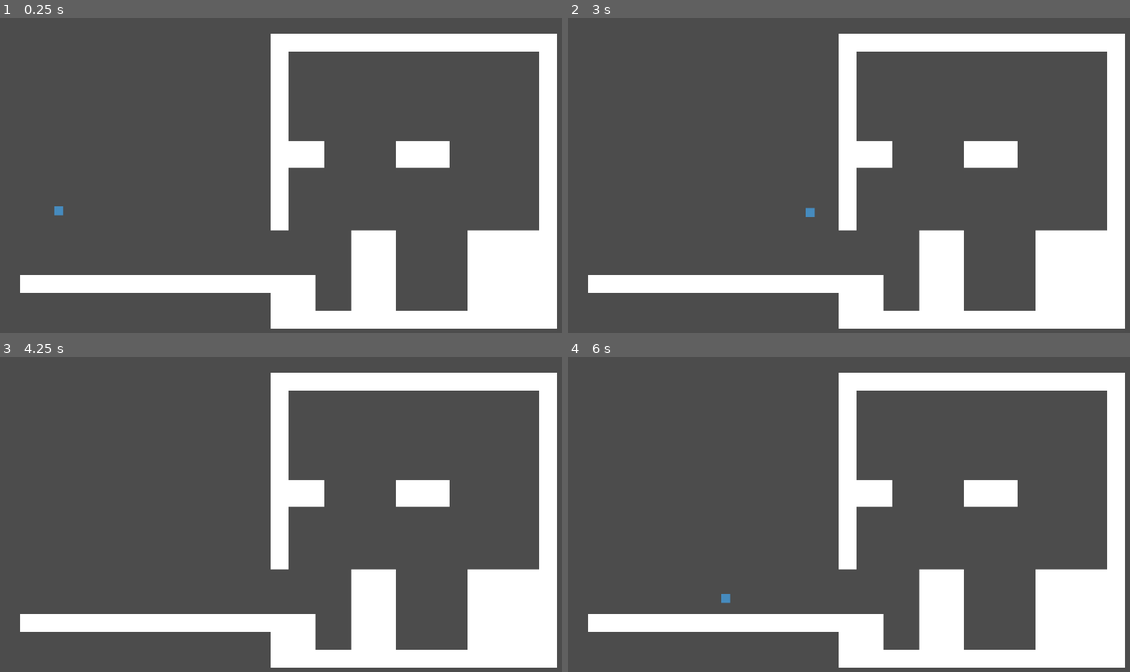
Above: before the commit, frames 1-4 (two rows, left to right).
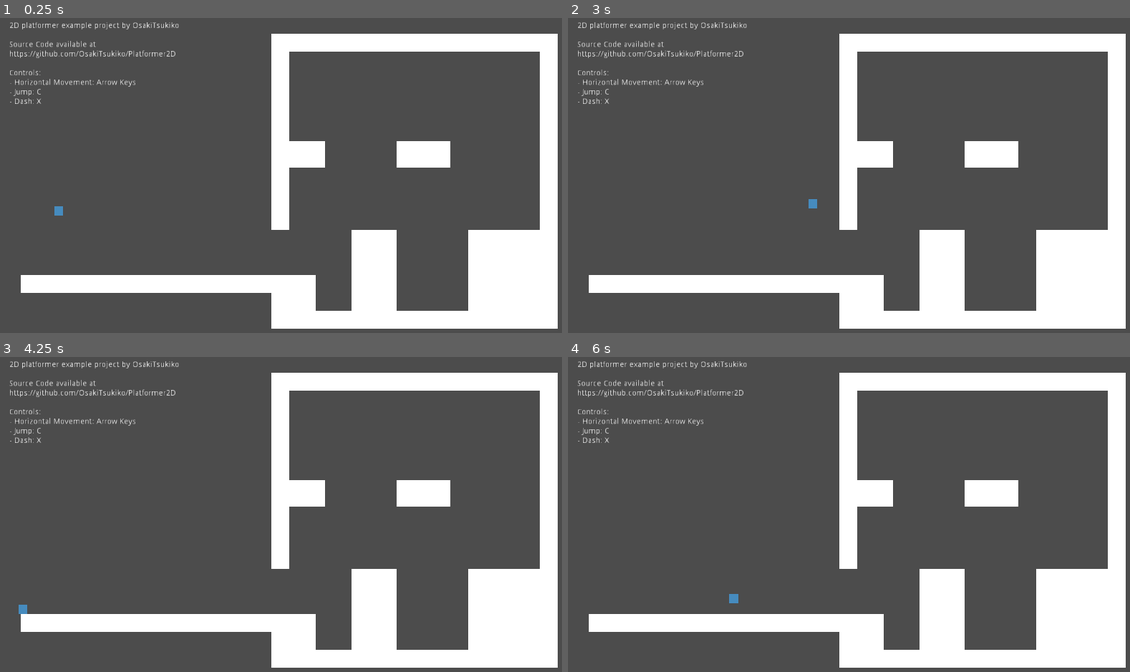
Above: after the commit, the same moments.

Repository: OsakiTsukiko/Platformer2D
Game: Godot game, scene res://Level.tscn
Same seed, same stepped clock (60 frames per second), same inputs: the game is played once before the commit and once after it.
Inputs:
- Up to frame 1 (0.25 s): no input
- Up to frame 2 (3 s): tap Enter at 0.5 s; hold Right (right) 0.53-1.28 s; tap X (dash) every 0.75 s from 0.6 to 2.85 s; tap C (jump) at 0.77, 1.52 s; hold Down (down) 1.28-2.03 s; hold Right (right) 2.03-2.78 s; hold Up (up) from 2.78 s (still down)
- Up to frame 3 (4.25 s): tap C (jump) at 3.02, 3.77 s; tap R (restart) at 3.5 s; release Up (up) at 3.53 s; hold Left (left) from 3.53 s (still down); tap X (dash) at 3.6 s
- Up to frame 4 (6 s): tap R (restart) at 4.25, 5, 5.75 s; tap X (dash) at 4.35, 5.1, 5.85 s; tap C (jump) at 4.52 s; release Left (left) at 5.03 s; hold Down (down) 5.03-5.78 s; hold Right (right) from 5.78 s (still down)

The runs differ from the first frame. In frame 1, 1.4% of the frame differs, in the area x 1-100%, y 1-99%; in frame 2, 1.5%; in frame 3, 1.4%; in frame 4, 1.5%.

Commit message:
update settings + add export template + web build

Diff:
--- a/Level.tscn
+++ b/Level.tscn
@@ -48,3 +48,20 @@
 
 [node name="Spawn" type="Position2D" parent="."]
 position = Vector2( -337, 902 )
+
+[node name="Label" type="Label" parent="."]
+margin_left = -976.0
+margin_top = -788.0
+margin_right = -519.0
+margin_bottom = -757.0
+rect_scale = Vector2( 4, 4 )
+text = "2D platformer example project by OsakiTsukiko
+
+Source Code available at
+https://github.com/OsakiTsukiko/Platformer2D
+
+Controls:
+- Horizontal Movement: Arrow Keys
+- Jump: C
+- Dash: X
+"
--- a/Player.gd
+++ b/Player.gd
@@ -20,9 +20,9 @@
 export var VAR_JUMP_CONST: float = 30
 export var WALL_JUMP_TIME: float = 0.3
 export var DASH_TIME: float = 0.1
-export var DASH_POWER: float = 200000.0
-
-export var IS_DEBUGGING: bool = true
+export var DASH_POWER: float = 230000.0
+
+export var IS_DEBUGGING: bool = OS.is_debug_build()
 
 # VARIABLES
 var touching_ground: bool = false
--- a/project.godot
+++ b/project.godot
@@ -13,6 +13,11 @@
 config/name="Platformer2D"
 run/main_scene="res://Level.tscn"
 config/icon="res://icon.png"
+
+[display]
+
+window/stretch/mode="2d"
+window/stretch/aspect="keep"
 
 [gui]
 
Not shown, added: export_presets.cfg
